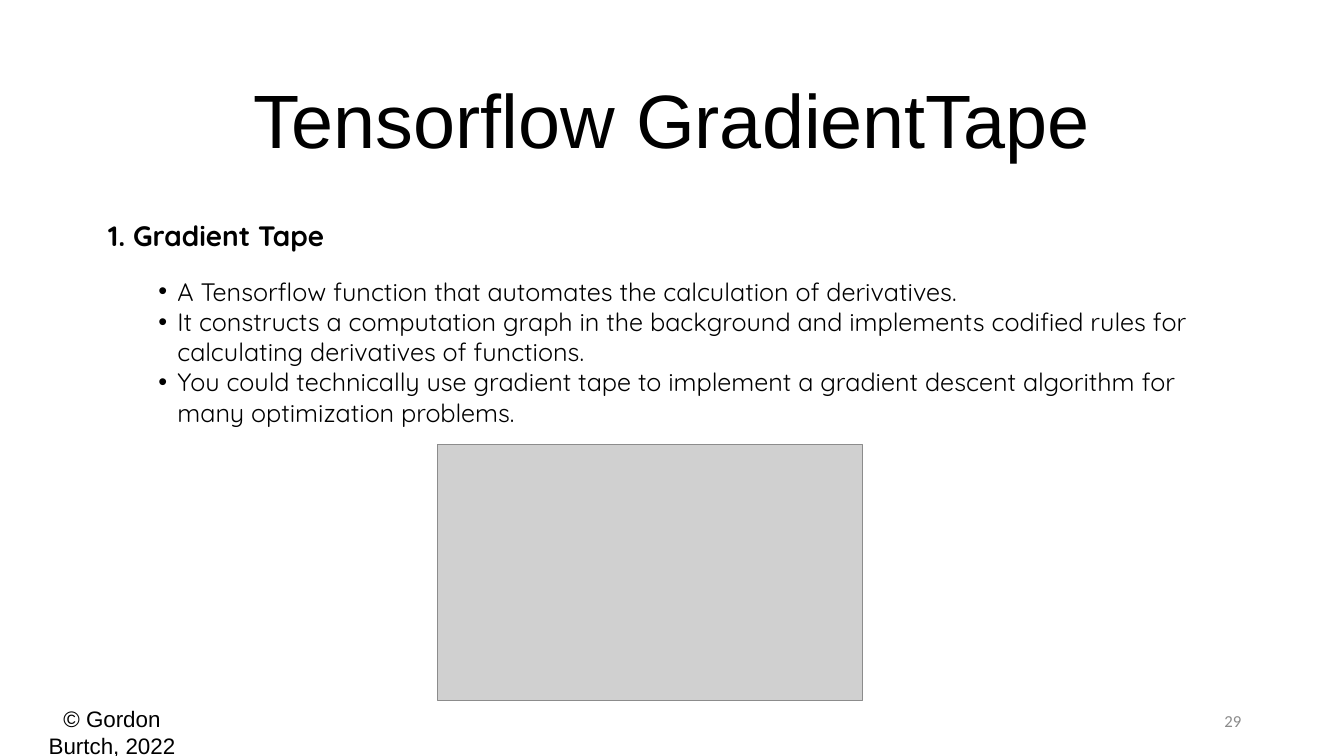
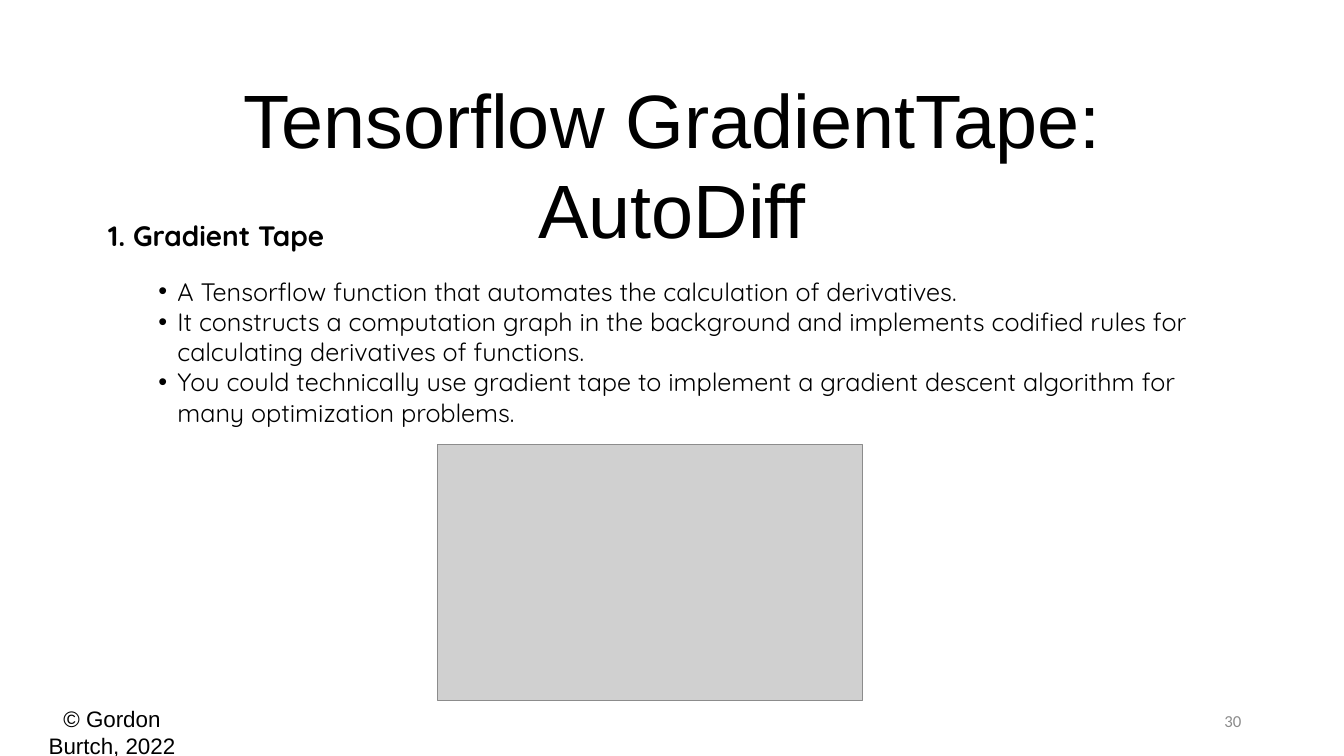
Before and after one commit to zizgao/BA865-2022, a slide deck: slide 30 of Week 2/02 - Math & Keras.pptx (slide 29 before the commit). Drawn at 1344x756 pixels with LibreOffice and Linux fonts; fonts in the diff are those of the drawing; grey boxes stand for pictures. Boxes give left, top, right and bottom in pixels: in the first picture for what was removed or moved away, otherwise in the second. Text is boxed around its words. In the diff, an @@ line names an element or a change of style, - is before the commit and + after.

```diff
--- a/Week 2/02 - Math & Keras.pptx
+++ b/Week 2/02 - Math & Keras.pptx
@@ text at (243, 93, 1101, 239): text changed @@
-Tensorflow GradientTape
+Tensorflow GradientTape: AutoDiff
@@ page number at (1224, 716, 1241, 727): text changed @@
-29
+30
```
Also in this commit, not shown: 2 other slides changed, 1 slide added, 1 other file.
